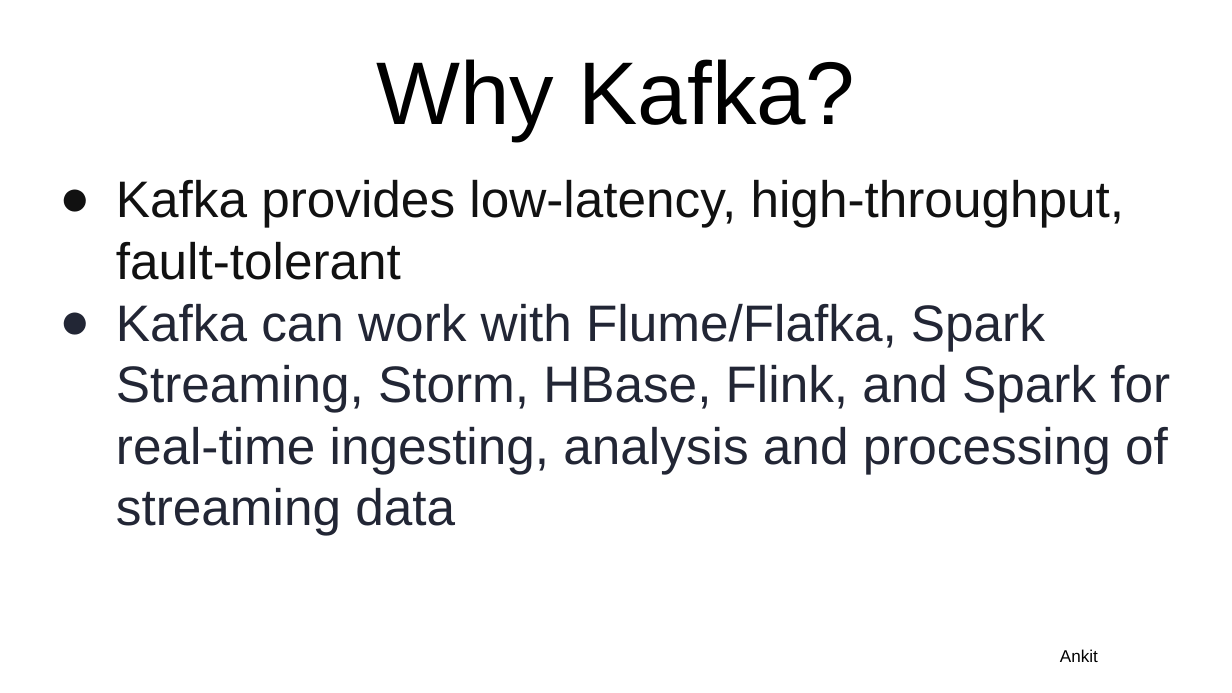
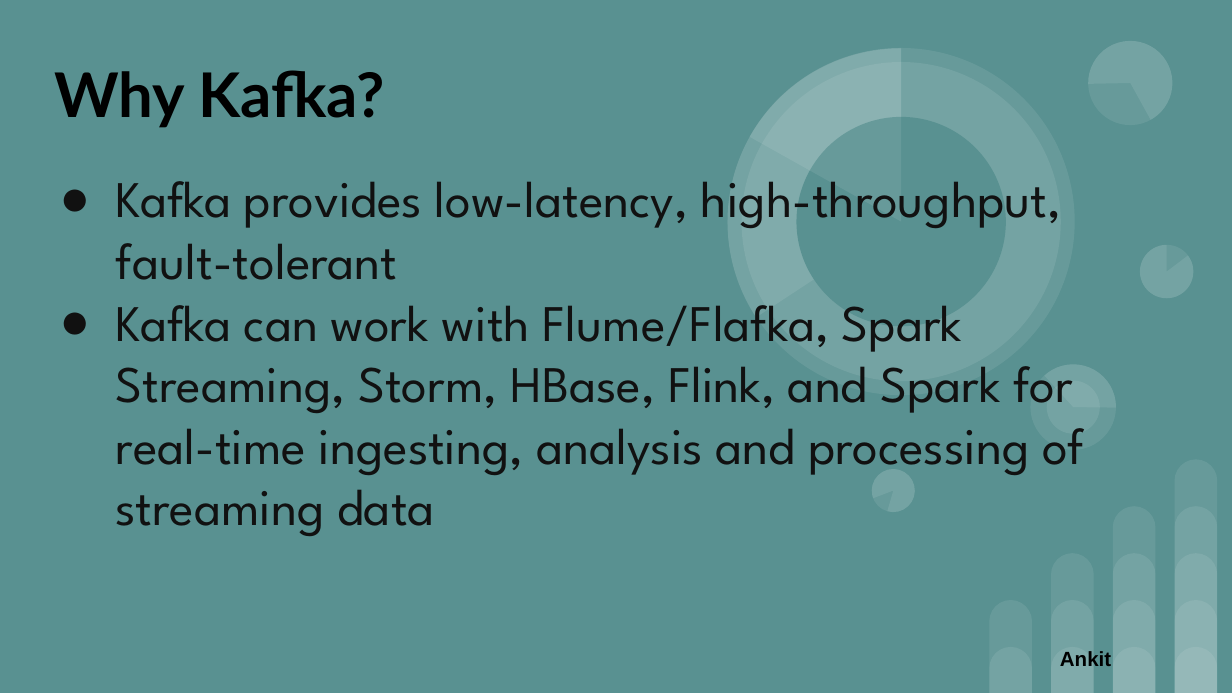
Before and after one commit to AnkitPrakash687/kafka-group06, a slide deck: slide 11 of docs/Group 6 Kafka.pptx (slide 9 before the commit). Drawn at 1232x693 pixels with LibreOffice and Linux fonts; fonts in the diff are those of the drawing. Boxes give left, top, right and bottom in pixels: in the first picture for what was removed or moved away, otherwise in the second. Text is boxed around its words. In the diff, an @@ line names an element or a change of style, - is before the commit and + after.

```diff
--- a/docs/Group 6 Kafka.pptx
+++ b/docs/Group 6 Kafka.pptx
@@ background #FFFFFF to #599191 @@
@@ title "Why Kafka?" at (54,70,384,128): size 52 to 36 pt, font Arial to Lato, bold on; alignment centre to left; vertical alignment bottom to middle @@
@@ subtitle "Kafka provides low-latency, high-throughput, fault-tolerant" at (116,166,1084,536): font Arial to League Spartan; text colour #222635 to #111111, highlight #FFFFFF to none in "Kafka can work with Flume/Flafka, Spark Streaming, ..."; bullet colour #222635 to #111111 @@
@@ group added at (680,0,1193,518): 8 ellipses, 6 pie slice (boxed as its full ellipse)s @@
@@ text "Ankit" at (1060,651,1111,666): size 10 to 12 pt, bold on @@
@@ group added at (989,460,1217,692): 14 round same rects @@
```
Also in this commit, not shown: 14 other slides changed, 5 slides added, 2 slides removed.
